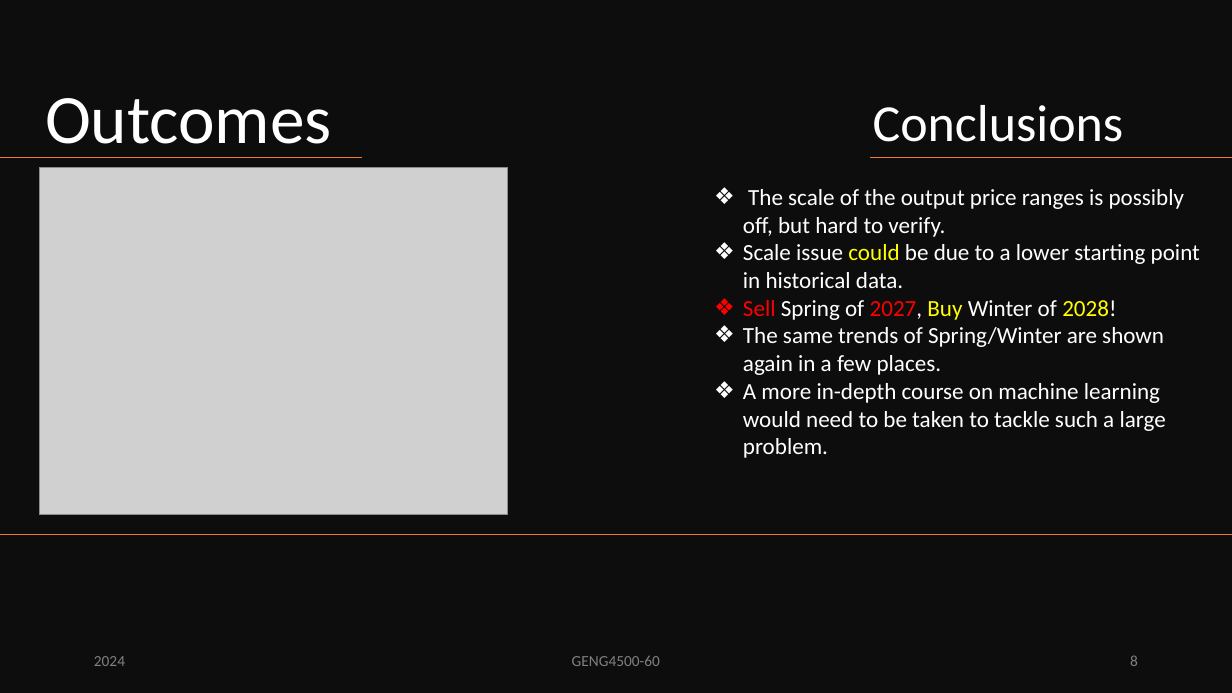
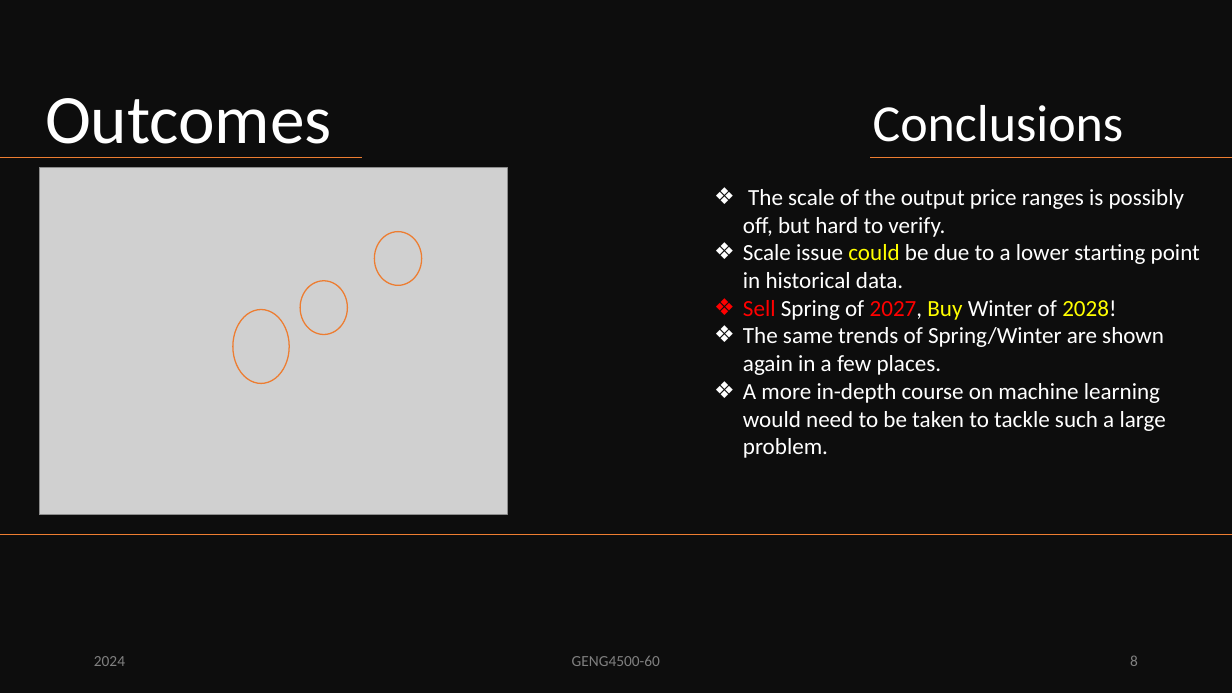
Before and after one commit to PMcTwist/Machine_Learn_Project, a slide deck: slide 8 of Presentation/ALI_Raymond_MAYNARD_Patrick_GENG4500_Final_presentation_2024.pptx. Drawn at 1232x693 pixels with LibreOffice and Linux fonts; fonts in the diff are those of the drawing; grey boxes stand for pictures. Boxes give left, top, right and bottom in pixels: in the first picture for what was removed or moved away, otherwise in the second. Text is boxed around its words. In the diff, an @@ line names an element or a change of style, - is before the commit and + after.

Commit message:
-Added circles to the graph to show our statements
P@

```diff
--- a/Presentation/ALI_Raymond_MAYNARD_Patrick_GENG4500_Final_presentation_2024.pptx
+++ b/Presentation/ALI_Raymond_MAYNARD_Patrick_GENG4500_Final_presentation_2024.pptx
@@ ellipse added at (374, 232, 421, 286), outline #ED7D31 1 pt @@
@@ ellipse added at (300, 281, 348, 335), outline #ED7D31 1 pt @@
@@ ellipse added at (233, 310, 289, 384), outline #ED7D31 1 pt @@
```
